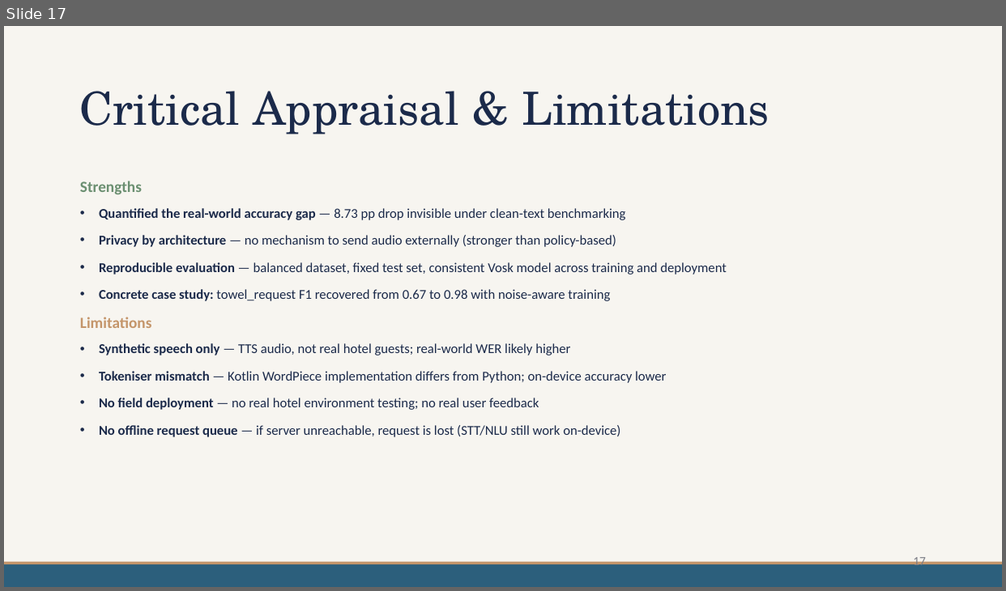
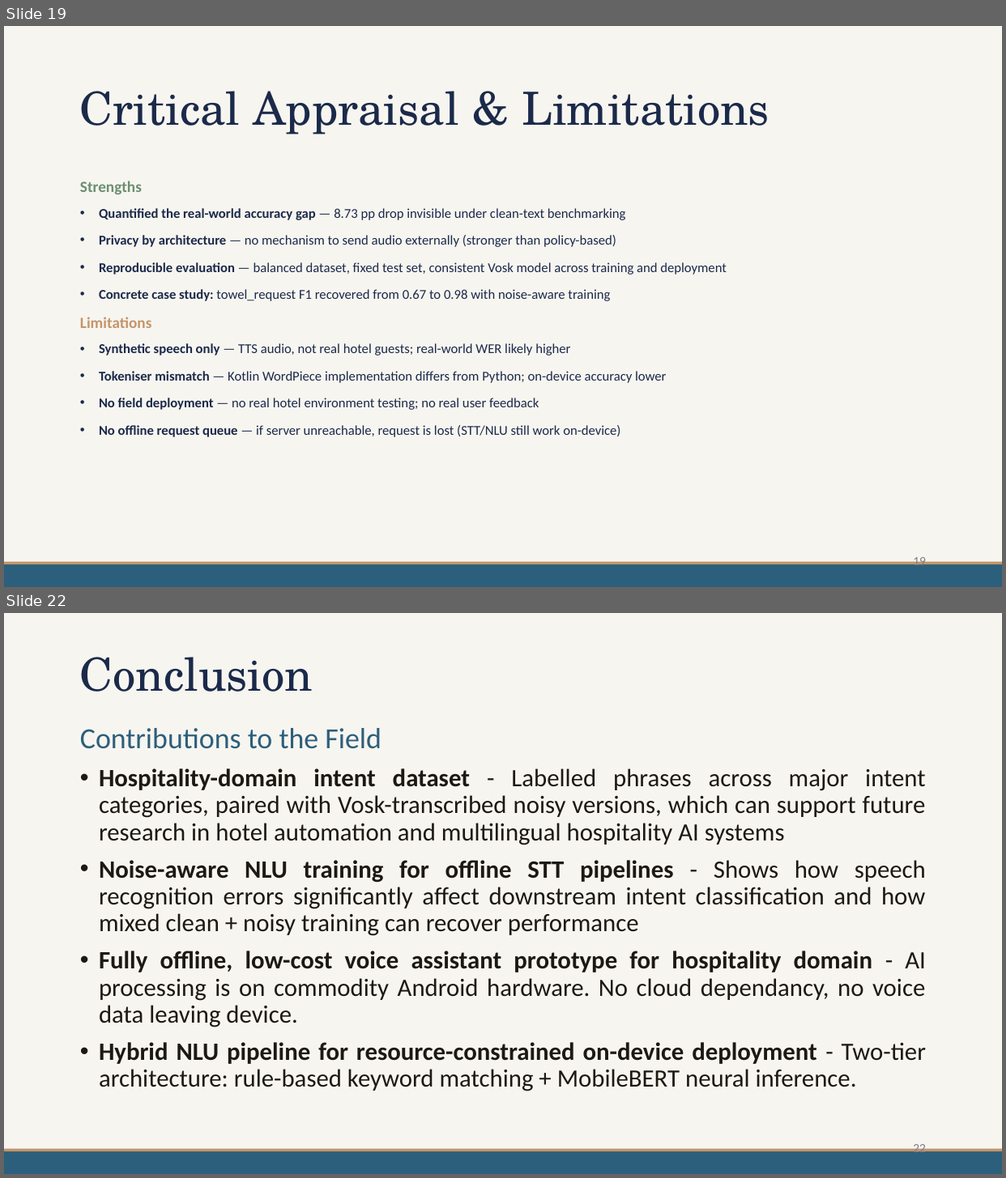
Before and after one commit to mdpw/msc-research, a slide deck: documents/Viva Presentation.pptx. Shown one above the other, each under a label of ours: slide 17 before the commit, slides 19 and 22 after it; the slides between them are not shown. The pictures are 1006x591 and 1006x1178 pixels, drawn with LibreOffice and Linux fonts; fonts in the diff are those of the drawing. Boxes give left, top, right and bottom in pixels: in the first picture for what was removed or moved away, otherwise in the second. Text is boxed around its words. In the diff, an @@ line names an element or a change of style, - is before the commit and + after.

```diff
--- a/documents/Viva Presentation.pptx
+++ b/documents/Viva Presentation.pptx
@@ slide 22 added at [4, 613, 1002, 1174], background #F7F5F0; not listed: 2 template elements that a slide beside it also shows @@
@@ title added at [80, 657, 313, 692], 44 pt, text #1B2A4A @@
+Conclusion
@@ text added at [80, 728, 926, 1092], 24 pt, text #1C1912 @@
+Contributions to the Field
+• Hospitality-domain intent dataset - Labelled phrases across major intent categories, paired with Vosk-transcribed noisy versions, which can support future research in hotel automation and multilingual hospitality AI systems
+• Noise-aware NLU training for offline STT pipelines - Shows how speech recognition errors significantly affect downstream intent classification and how mixed clean + noisy training can recover performance
+• Fully offline, low-cost voice assistant prototype for hospitality domain - AI processing is on commodity Android hardware. No cloud dependancy, no voice data leaving device.
+• Hybrid NLU pipeline for resource-constrained on-device deployment - Two-tier architecture: rule-based keyword matching + MobileBERT neural inference.
@@ page number added at [913, 1142, 926, 1157], 12 pt, text #7A7D86 @@
+22
@@ what was slide 17 is now slide 19 @@
@@ page number at [913, 555, 926, 570]: text changed @@
-17
+19
```
Also in this commit, not shown: 4 slides changed, 7 other slides added, 2 slides removed.
